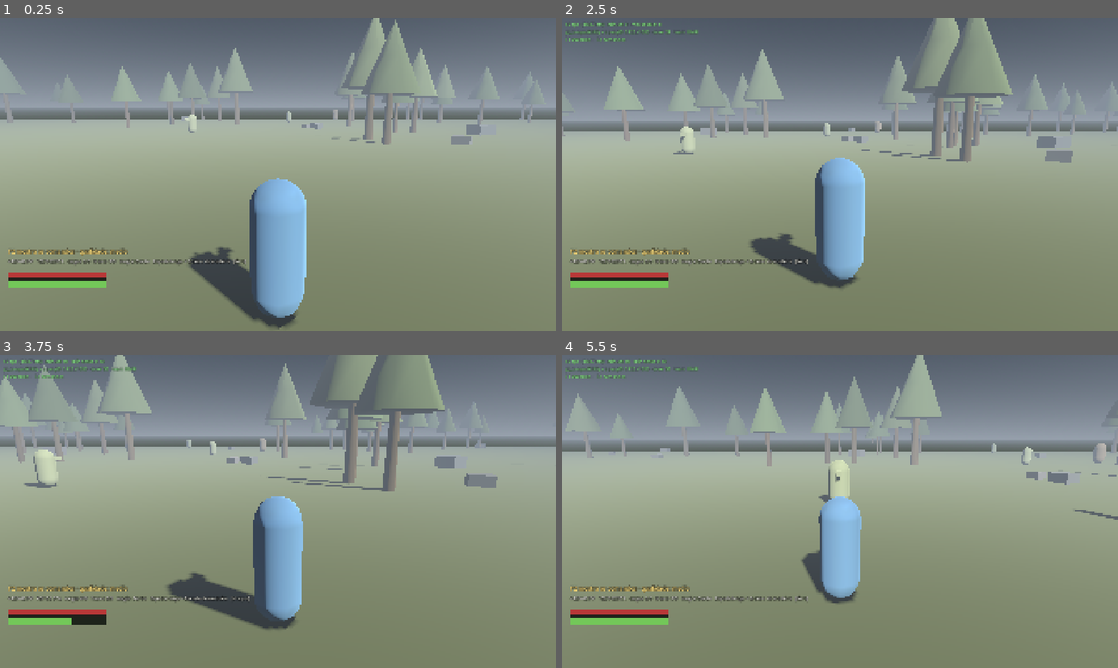
Above: before the commit, frames 1-4 (two rows, left to right).
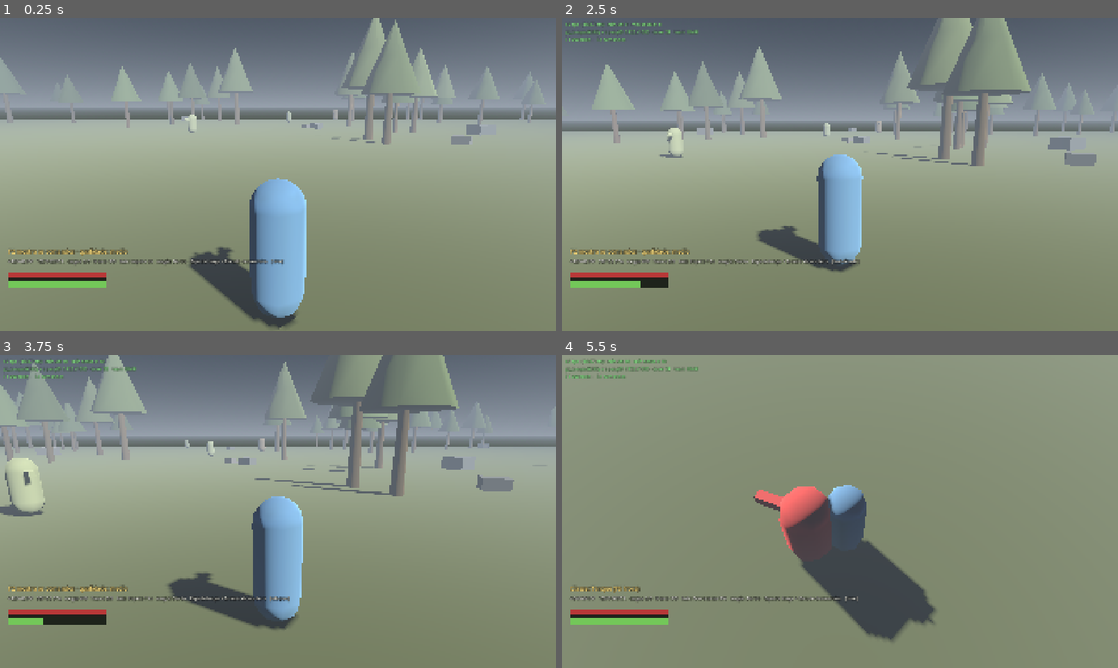
Above: after the commit, the same moments.

Repository: MateusJuni0/worldrpgs
Game: Godot game, scene res://scenes/main.tscn
Two runs of this game, one before a commit and one after it. Both use one fixed random seed, a clock stepped at 60 frames per second and the inputs below.
Inputs (mouse positions are in pixels of both pictures, inside the frame that each line leads up to):
- Up to frame 1 (0.25 s): no input
- Up to frame 2 (2.5 s): tap Enter at 0.5 s; move the mouse to (867, 174) at 0.52 s; press the mouse at (867, 174) at 0.53 s; hold W (move_forward) from 0.53 s (still down); right-click (867, 174) at 0.8 s; move the mouse to (812, 174) at 1.27 s; release the mouse at (812, 174) at 1.28 s; right-click (812, 174) at 1.35 s; tap Tab (lock_on) at 1.55, 2.1 s; move the mouse to (851, 168) at 2.02 s; tap V (ability, bound only after the commit) at 2.3 s
- Up to frame 3 (3.75 s): keep holding W (move_forward); move the mouse to (272, 517) at 2.77 s; tap V (ability, bound only after the commit) at 2.85 s; click (272, 517) at 3.05 s; move the mouse to (316, 514) at 3.52 s; press the mouse at (316, 514) at 3.53 s
- Up to frame 4 (5.5 s): keep holding W (move_forward); right-click (878, 514) at 3.8 s; tap F6 (debug_class_next, bound only after the commit) at 4.15 s; move the mouse to (795, 508) at 4.27 s; release the mouse at (795, 508) at 4.28 s; right-click (795, 508) at 4.35 s; tap Tab (lock_on) at 4.55 s; move the mouse to (845, 511) at 5.02 s; tap C (cast) at 5.1 s; tap V (ability, bound only after the commit) at 5.3 s

The runs differ from the first frame. In frame 1, 0.2% of the frame differs, in the area x 21-52%, y 77-79%; in frame 2, 9.2%; in frame 3, 7.1%; in frame 4, 51%, in the area x 0-100%, y 0-92%.

Commit message:
feat: habilidades de classe (WP3) — Impeto, Furia e Provocacao jogaveis
Sistema data-driven em data/abilities.json, tecla V [PROTO — a spec
nao reservou tecla; PERGUNTAS.md P4]. Impeto: avanco de 6 m em 0,35 s
que termina em golpe MV 1,2. Furia: 8 s de hiper-armadura em tudo,
sem bloqueio nem esquiva enquanto dura. Provocacao: inimigos num raio
de 8 m fixam o Tanque (taunt no enemy). Eco, Passo Sombra e Julgamento
registados nos dados, por implementar. F6 troca de classe em jogo
(ferramenta de teste ate o WP11 trazer menu) — parser de teclas ganhou
F1-F12 generico. HUD mostra 'hab: Nome ok/cooldown'. Bench: 269 fps,
0% fora do orcamento.

Assinado-por: DH — CMTecnologia

Diff:
--- /dev/null
+++ b/data/abilities.json
@@ -0,0 +1,11 @@
+{
+  "_fonte": "spec/12-classes.md (WP3) — habilidade especial por classe, sob a Lei 2: verbos novos, nao numeros. Cooldowns fixos, nada escala com nivel.",
+  "_tecla": "[PROTO] V — a tabela de comandos do WP1 nao reservou tecla para a habilidade. Lacuna registada em PERGUNTAS.md.",
+
+  "warrior":   { "id": "impeto",       "display_name": "Impeto",       "cooldown_s": 15.0, "stamina_cost": 30.0, "dash_m": 6.0, "dash_seconds": 0.35, "strike_mv": 1.2 },
+  "sorcerer":  { "id": "eco",          "display_name": "Eco",          "cooldown_s": 60.0, "_estado": "por implementar — repete a ultima magia sem gastar carga" },
+  "tank":      { "id": "provocacao",   "display_name": "Provocacao",   "cooldown_s": 30.0, "radius_m": 8.0, "duration_s": 4.0 },
+  "assassin":  { "id": "passo_sombra", "display_name": "Passo Sombra", "cooldown_s": 25.0, "_estado": "por implementar — esquiva atravessa + backstab MV 2,0" },
+  "berserker": { "id": "furia",        "display_name": "Furia",        "cooldown_s": 45.0, "duration_s": 8.0 },
+  "paladin":   { "id": "julgamento",   "display_name": "Julgamento",   "cooldown_s": 40.0, "duration_s": 10.0, "_estado": "por implementar — dano vira raio; entra com as resistencias do WP6" }
+}
--- a/data/controls.json
+++ b/data/controls.json
@@ -19,7 +19,9 @@
     "next_spell":     [{ "type": "key", "key": "F" }],
     "cast":           [{ "type": "key", "key": "C" }],
     "use_item":       [{ "type": "key", "key": "R" }],
+    "ability":        [{ "type": "key", "key": "V" }],
     "interact":       [{ "type": "key", "key": "E" }],
+    "debug_class_next": [{ "type": "key", "key": "F6" }],
 
     "hotbar_1":       [{ "type": "key", "key": "1" }],
     "hotbar_2":       [{ "type": "key", "key": "2" }],
--- a/src/autoload/game_data.gd
+++ b/src/autoload/game_data.gd
@@ -15,6 +15,7 @@
 var spells: Dictionary = {}
 var controls: Dictionary = {}
 var attributes: Dictionary = {}
+var abilities: Dictionary = {}
 
 var load_errors: Array[String] = []
 
@@ -26,6 +27,7 @@
 	spells = _load_json("spells.json")
 	controls = _load_json("controls.json")
 	attributes = _load_json("attributes.json")
+	abilities = _load_json("abilities.json")
 	_build_input_map()
 	_validate()
 
@@ -215,6 +217,11 @@
 			return (KEY_A + (c - 65)) as Key
 		if c >= 48 and c <= 57:
 			return (KEY_0 + (c - 48)) as Key
+	# F1..F12, genericamente — para nao voltar a faltar um F6.
+	if n.length() >= 2 and n[0] == "F" and n.substr(1).is_valid_int():
+		var fn := n.substr(1).to_int()
+		if fn >= 1 and fn <= 12:
+			return (KEY_F1 + (fn - 1)) as Key
 	match n:
 		"Space": return KEY_SPACE
 		"Shift": return KEY_SHIFT
@@ -225,11 +232,6 @@
 		"Enter", "Return": return KEY_ENTER
 		"BracketLeft": return KEY_BRACKETLEFT
 		"BracketRight": return KEY_BRACKETRIGHT
-		"F1": return KEY_F1
-		"F2": return KEY_F2
-		"F3": return KEY_F3
-		"F4": return KEY_F4
-		"F5": return KEY_F5
 	return KEY_NONE
 
 
@@ -324,3 +326,7 @@
 func _expect(got: float, want: float, what: String) -> void:
 	if absf(got - want) > 0.01:
 		_fail("[SPEC] %s deu %.1f, a spec diz %.1f" % [what, got, want])
+
+
+func ability(class_id: String) -> Dictionary:
+	return abilities.get(class_id, {}) as Dictionary
--- a/src/enemies/enemy.gd
+++ b/src/enemies/enemy.gd
@@ -546,3 +546,13 @@
 
 func display_name() -> String:
 	return String(data.get("display_name", enemy_id))
+
+
+## Provocacao do Tanque (WP3): atencao forcada no provocador. A solo acorda
+## quem patrulha; em co-op sera a fixacao de alvo. Simples e legivel.
+func taunt(by: Node3D, _seconds: float) -> void:
+	if state == State.DEAD:
+		return
+	target = by
+	if state == State.IDLE or state == State.PATROL:
+		state = State.CHASE
--- a/src/main.gd
+++ b/src/main.gd
@@ -193,6 +193,9 @@
 func _unhandled_input(event: InputEvent) -> void:
 	if not event.is_pressed():
 		return
+	if InputMap.has_action("debug_class_next") and Input.is_action_just_pressed("debug_class_next"):
+		_cycle_class()
+		return
 	if InputMap.has_action("quit_game") and Input.is_action_just_pressed("quit_game"):
 		get_tree().quit()
 	elif InputMap.has_action("toggle_mouse") and Input.is_action_just_pressed("toggle_mouse"):
@@ -223,3 +226,35 @@
 	player.global_position = centre + Vector3(sin(angle) * 12.0, 0.6, cos(angle) * 12.0)
 	if player.camera != null:
 		player.camera.rotation.y = angle + PI
+
+
+# --- Troca de classe (F6, ferramenta de teste) ---------------------------------
+# Para o Rico sentir as 6 classes sem menu (o menu de escolha vem com o WP11).
+
+const CLASSES: Array[String] = ["warrior", "tank", "berserker", "sorcerer", "assassin", "paladin"]
+var _class_index := 0
+
+
+func _cycle_class() -> void:
+	_class_index = (_class_index + 1) % CLASSES.size()
+	var class_id := CLASSES[_class_index]
+	var pos := player.global_position
+	var cam := player.camera
+	player.died.disconnect(_on_player_died)
+	player.queue_free()
+
+	player = Player.new()
+	player.name = "Player"
+	add_child(player)
+	player.setup(class_id, _palette)
+	player.global_position = pos
+	player.camera = cam
+	cam.target = player
+	player.died.connect(_on_player_died)
+	hud.player = player
+	for node in get_children():
+		var e := node as Enemy
+		if e != null:
+			e.target = player
+	var display: String = GameData.class_attributes(class_id).get("display_name", class_id)
+	hud.toast("Classe: %s (F6 troca)" % display, 2.5)
--- a/src/player/player.gd
+++ b/src/player/player.gd
@@ -13,7 +13,7 @@
 signal died
 signal state_changed(state: int)
 
-enum State { FREE, ATTACK, DODGE, BLOCK, PARRY, CASTING, HITSTUN, GUARD_BREAK, RIPOSTE, DEAD, USING_ITEM }
+enum State { FREE, ATTACK, DODGE, BLOCK, PARRY, CASTING, HITSTUN, GUARD_BREAK, RIPOSTE, DEAD, USING_ITEM, ABILITY }
 
 # Guarda de entrada: os valores vem de spec/25-controlo.md (WP1B), via data/combat.json.
 var _buffer_life := 24        # 400 ms
@@ -29,6 +29,9 @@
 var defense := 20.0
 var flask_uses := 3
 var flask_max := 3
+var _ability: Dictionary = {}
+var _ability_cd := 0.0
+var _fury_time := 0.0
 var attrs: Dictionary = {}
 var class_id := "warrior"
 
@@ -95,6 +98,9 @@
 	charges = max_charges
 	flask_max = int(GameData.section("flask").get("uses", 3))
 	flask_uses = flask_max
+	_ability = GameData.ability(class_id)
+	_ability_cd = 0.0
+	_fury_time = 0.0
 
 	var loadout: Dictionary = (GameData.weapons.get("loadouts", {}) as Dictionary).get(class_id, {})
 	main_weapon = loadout.get("main", "longsword")
@@ -176,6 +182,10 @@
 		_read_input()
 		lock_on.tick(delta)
 		stamina.tick(delta, state == State.BLOCK)
+		if _ability_cd > 0.0:
+			_ability_cd = maxf(0.0, _ability_cd - delta)
+		if _fury_time > 0.0:
+			_fury_time = maxf(0.0, _fury_time - delta)
 		if _egide_time > 0.0:
 			_egide_time -= delta
 			if _egide_time <= 0.0:
@@ -208,6 +218,8 @@
 		_buffer("cast")
 	if Input.is_action_just_pressed("use_item"):
 		_buffer("flask")
+	if Input.is_action_just_pressed("ability"):
+		_buffer("ability")
 	if Input.is_action_just_pressed("lock_on"):
 		lock_on.toggle()
 	if Input.is_action_just_pressed("next_spell"):
@@ -280,6 +292,7 @@
 		State.CASTING:   _tick_casting(delta)
 		State.RIPOSTE:   _tick_riposte(delta)
 		State.USING_ITEM: _tick_flask(delta)
+		State.ABILITY:   _tick_ability(delta)
 		State.HITSTUN:   _tick_locked(delta, _hitstun_frames)
 		State.GUARD_BREAK:
 			_tick_locked(delta, int(GameData.section("block").get("guard_break_duration", 1.5) * 60.0))
@@ -302,6 +315,7 @@
 		"parry":  _start_parry()
 		"cast":   _start_cast()
 		"flask":  _start_flask()
+		"ability": _start_ability()
 
 
 func _tick_block(delta: float) -> void:
@@ -385,6 +399,8 @@
 	if not stamina.can_act():
 		return
 	var cfg := GameData.section("dodge")
+	if _fury_time > 0.0:
+		return   # Furia: sem esquiva — o preco da armadura
 	stamina.spend(cfg.get("stamina_cost", 25.0))
 
 	var input := _move_input()
@@ -504,7 +520,7 @@
 
 
 func _can_block() -> bool:
-	return _block_source() != ""
+	return _block_source() != "" and _fury_time <= 0.0
 
 
 # --- Ataques ------------------------------------------------------------------
@@ -616,6 +632,10 @@
 		return true
 	# A Egide da hiper-armadura enquanto a barreira durar, nao so a conjurar (WP4).
 	if _egide_shield > 0.0 and _egide_time > 0.0:
+		return true
+	# Furia (Berserker, WP3): hiper-armadura em tudo enquanto durar — o preco e
+	# nao poder bloquear nem esquivar. Troca defesa por avanco, nao da numeros.
+	if _fury_time > 0.0:
 		return true
 	if state != State.ATTACK or not bool(_atk.get("chargeable", false)):
 		return false
@@ -905,7 +925,71 @@
 		State.RIPOSTE: return "riposte"
 		State.DEAD: return "morto"
 		State.USING_ITEM: return "a beber"
+		State.ABILITY: return "habilidade"
 	return "?"
+
+
+# --- Habilidade especial (WP3) [tecla V = PROTO] -------------------------------
+# spec/12-classes.md: verbos novos, nao numeros. Cooldown fixo, nada escala.
+# Implementadas: Impeto (warrior), Furia (berserker), Provocacao (tank).
+# Eco, Passo Sombra e Julgamento: registadas nos dados, entram por iteracao.
+
+func _start_ability() -> void:
+	if _ability.is_empty() or _ability_cd > 0.0:
+		return
+	match String(_ability.get("id", "")):
+		"impeto":
+			if not stamina.can_act():
+				return
+			stamina.spend(float(_ability.get("stamina_cost", 30.0)))
+			_ability_cd = float(_ability.get("cooldown_s", 15.0))
+			if is_instance_valid(lock_on.target):
+				_face(_to_target())
+			_change_state(State.ABILITY)
+		"furia":
+			_ability_cd = float(_ability.get("cooldown_s", 45.0))
+			_fury_time = float(_ability.get("duration_s", 8.0))
+		"provocacao":
+			_ability_cd = float(_ability.get("cooldown_s", 30.0))
+			_taunt_all()
+		_:
+			pass  # por implementar — fica sem efeito em vez de fingir
+
+
+## Impeto: avanco em linha que termina num golpe leve com MV proprio (1,2).
+func _tick_ability(_delta: float) -> void:
+	var dash_frames := int(float(_ability.get("dash_seconds", 0.35)) * 60.0)
+	var speed := float(_ability.get("dash_m", 6.0)) / maxf(float(_ability.get("dash_seconds", 0.35)), 0.05)
+	var dir := _facing()
+	velocity.x = dir.x * speed
+	velocity.z = dir.z * speed
+	if state_frame >= dash_frames:
+		velocity.x = 0.0
+		velocity.z = 0.0
+		_change_state(State.FREE)
+		_start_attack("light")
+		if state == State.ATTACK:
+			_atk_mv = float(_ability.get("strike_mv", 1.2))
+
+
+## Provocacao: inimigos num raio ficam com atencao no Tanque (a ferramenta de
+## co-op "segura o brutamontes"; a solo, acorda os que patrulham longe).
+func _taunt_all() -> void:
+	var radius := float(_ability.get("radius_m", 8.0))
+	var secs := float(_ability.get("duration_s", 4.0))
+	for node in get_tree().get_nodes_in_group("enemies"):
+		var e := node as Node3D
+		if e != null and e.global_position.distance_to(global_position) <= radius and e.has_method("taunt"):
+			e.call("taunt", self, secs)
+
+
+func ability_label() -> String:
+	if _ability.is_empty():
+		return "-"
+	var n := String(_ability.get("display_name", "?"))
+	if String(_ability.get("id", "")) == "furia" and _fury_time > 0.0:
+		return "%s %.0fs!" % [n, ceilf(_fury_time)]
+	return "%s ok" % n if _ability_cd <= 0.0 else "%s %ds" % [n, ceili(_ability_cd)]
 
 
 # --- Frasco (cura) [PROTO] ----------------------------------------------------
--- a/src/ui/hud.gd
+++ b/src/ui/hud.gd
@@ -112,11 +112,12 @@
 	_stamina.color = Color(0.85, 0.35, 0.3) if player.stamina.locked_out else Color(0.45, 0.78, 0.35)
 
 	var spell_name: String = GameData.spell(player.selected_spell).get("display_name", "?")
-	_info.text = "%d/%d PV   %d/%d STA   cargas %d/%d   frasco %d/%d   magia: %s   %s   [%s]" % [
+	_info.text = "%d/%d PV   %d/%d STA   cargas %d/%d   frasco %d/%d   hab: %s   magia: %s   %s   [%s]" % [
 		int(player.health), int(player.max_health),
 		int(player.stamina.current), int(player.stamina.maximum),
 		player.charges, player.max_charges,
 		player.flask_uses, player.flask_max,
+		player.ability_label(),
 		spell_name, player.loadout_label(), player.state_name()]
 
 	_update_boss()
Not shown, changed: PERGUNTAS.md
